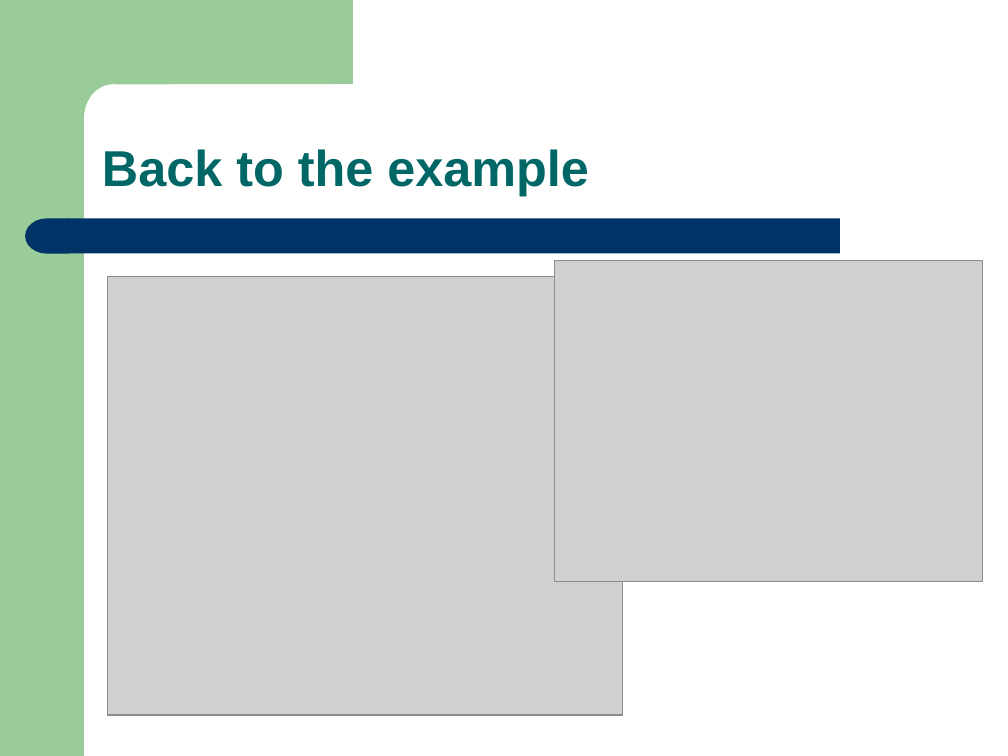
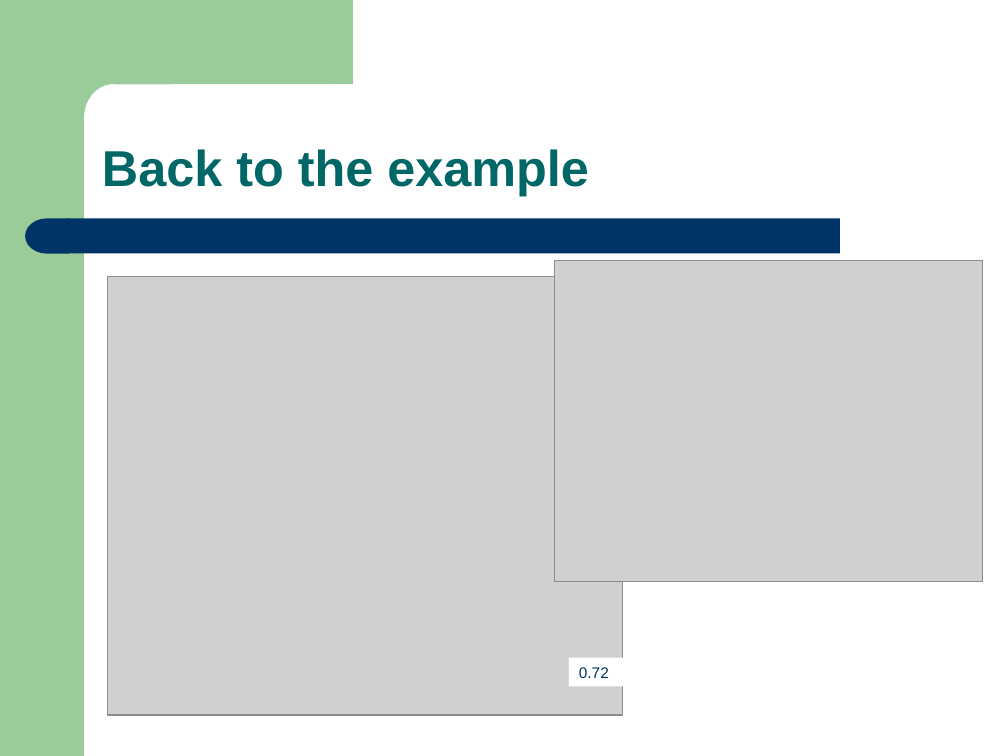
Before and after one commit to Anderson-Lab/anderson-lab.github.io, a slide deck: slide 17 of csc_466_2020_winter/pca_notes.ppt. Drawn at 1008x756 pixels with LibreOffice and Linux fonts; fonts in the diff are those of the drawing; grey boxes stand for pictures. Boxes give left, top, right and bottom in pixels: in the first picture for what was removed or moved away, otherwise in the second. Text is boxed around its words. In the diff, an @@ line names an element or a change of style, - is before the commit and + after.

```diff
--- a/csc_466_2020_winter/pca_notes.ppt
+++ b/csc_466_2020_winter/pca_notes.ppt
@@ rectangle added at bbox=[569, 657, 624, 686], fill #FFFFFF, 11 pt, text #003366 @@
+0.72
```
Also in this commit, not shown: 1 other file.
